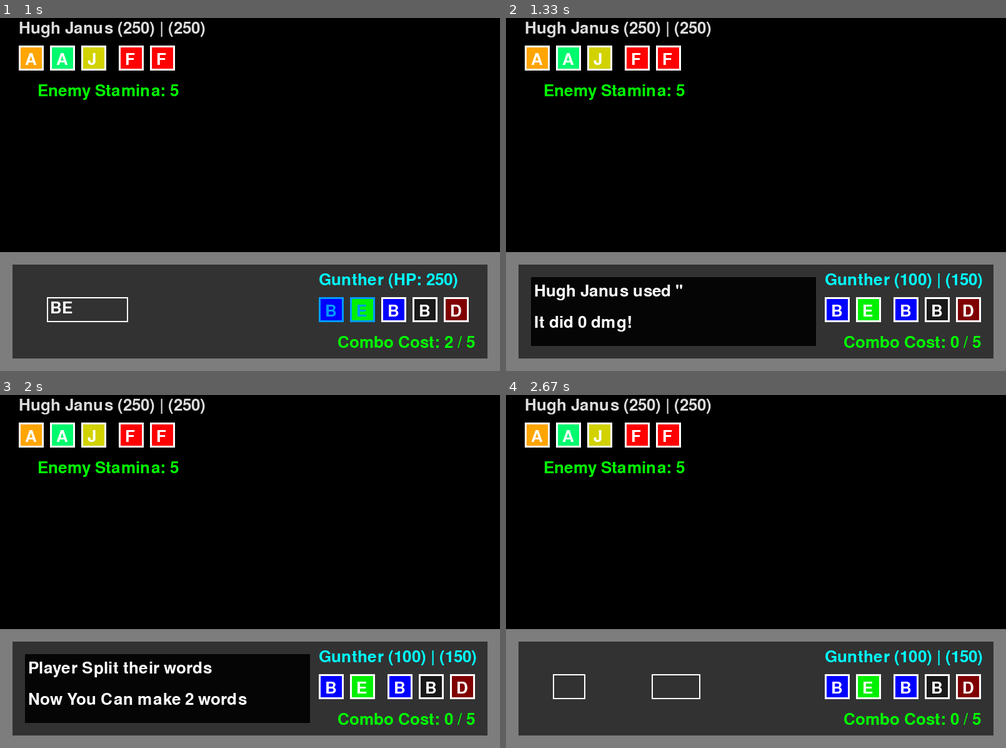
Above: before the commit, frames 1-4 (two rows, left to right).
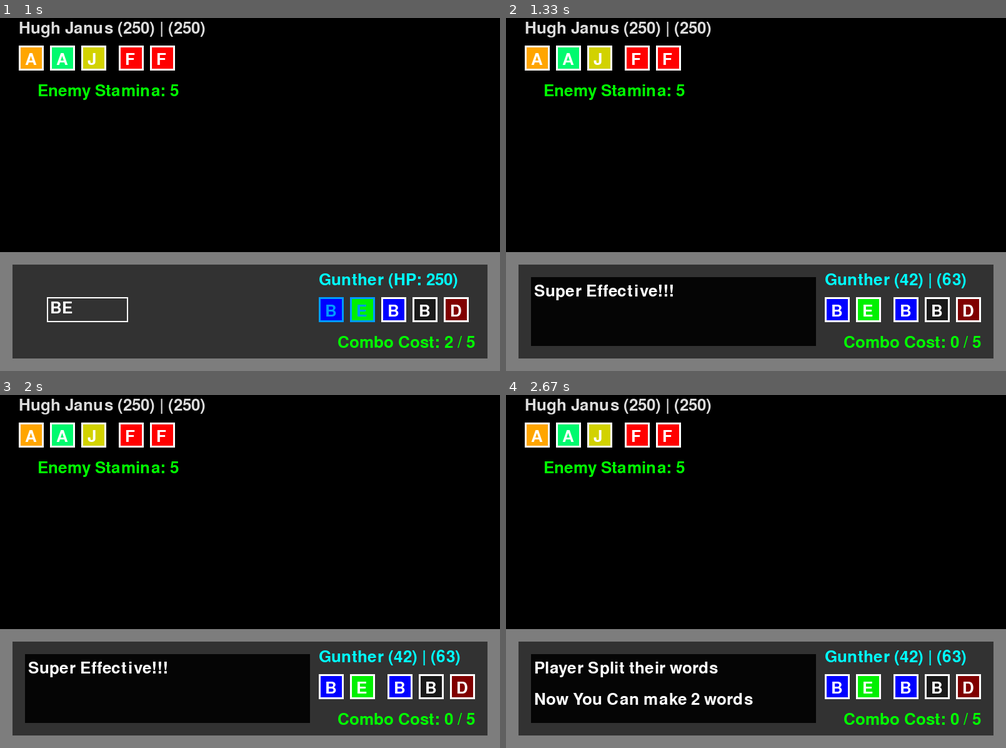
Above: after the commit, the same moments.

Repository: LWhite200/pygames
Game: pygame game, started from WordBound/WordBound.py
Two runs of this game, one before a commit and one after it. Both use one fixed random seed, a clock stepped at 60 frames per second and the inputs below.
Inputs (mouse positions are in pixels of both pictures, inside the frame that each line leads up to):
- Up to frame 1 (1 s): click "B" at 0.38 s; click "E" at 0.72 s
- Up to frame 2 (1.33 s): hold Tab from 1 s (still down)
- Up to frame 3 (2 s): release Tab at 1.47 s; click "B" at 1.55 s; click (70, 550) at 1.88 s
- Up to frame 4 (2.67 s): click (756, 606) at 2.22 s; click (886, 617) at 2.55 s

Frame 1 is identical in both runs. In frame 2, 1.2% of the frame differs, in the area x 5-96%, y 72-89%; in frame 3, 1.7%; in frame 4, 11%, in the area x 5-96%, y 72-93%.

Commit message:
Add files via upload

Diff:
--- a/WordBound/WordBound.py
+++ b/WordBound/WordBound.py
@@ -416,9 +416,12 @@
 
                     # let enemy attack first
                     listBySpeed = []
+
                     if enemy:
+                        enemy.lets = enemy_choose_letters(enemy)
                         listBySpeed.append((enemy, player1, True, False))
                     if enemy2:
+                        enemy2.lets = enemy_choose_letters(enemy2)
                         listBySpeed.append((enemy2, player1, True, True))
                     for person, target, isTargPlayer, TargRightSide in listBySpeed:
                         doCurTurn(person, target, isTargPlayer, TargRightSide)
@@ -437,10 +440,13 @@
 
                     # Update stats in the split
                     calcHP = len(player1.letters) / (len(player1.letters)+len(p2Lets))
-                    player1.curHP = int(player1.maxHP * calcHP)
-                    curHP2 = int(player1.maxHP - player1.curHP)
-                    player1.speed = int(player1.maxSpeed * calcHP)
-                    speed2 = int(player1.maxSpeed - player1.maxSpeed)
+                    temp = player1.curHP
+                    player1.curHP = int(player1.curHP * calcHP)
+                    curHP2 = int(temp - player1.curHP)
+
+                    temp = player1.speed
+                    player1.speed += player1.speed - int(player1.speed * calcHP)
+                    speed2 = temp + int(temp * calcHP)
 
                     # make it an entirely new deity
                     player2 = copy.deepcopy(player1)
--- a/WordBound/objs/deity.py
+++ b/WordBound/objs/deity.py
@@ -87,13 +87,11 @@
     def __init__(self, name, letters):
         self.name = name
         self.maxHP = 250
-        self.maxSpeed = random.randint(50, 101)
+        self.curHP = self.maxHP
+        self.speed = random.randint(50, 101)
 
         self.letters = letters # What the deity can use
         self.lets = []         # current move the player is choosing to do
-
-        self.curHP = self.maxHP
-        self.speed = self.maxSpeed
 
         self.physical = 100
         self.special = 100
